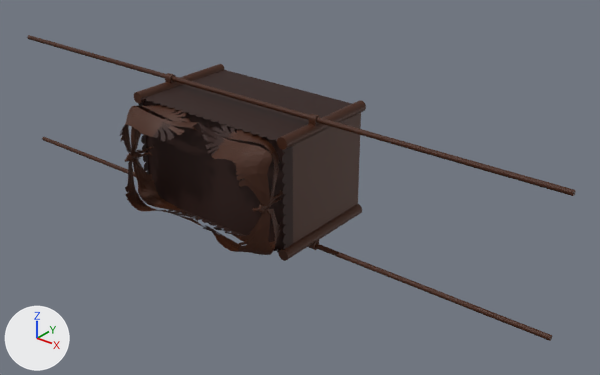
The glTF model appendix/website/出埃及記/第25章/assets/staging/blender/r07/tabernacle-ark-alternative.staged.glb as it was, and as the next commit left it.
Rendered twice from a camera (50 mm lens) standing at (6.99, -7.7, 4.51) and looking at (0.76, 0.09, -0.32). Arrows for +X, +Y and +Z are at lower left; the lights stay in place. The older version comes first. Where no turn or scale is listed for an object, it has been applied to the vertices. Vertices at exactly the same position are counted once.

The first picture shows 'Ark_0', 'Ark_0.001', 'Ark_1'.
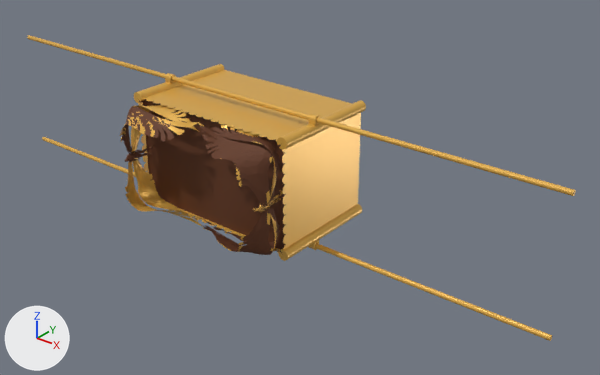
Where the change shows, as pixel boxes [x1, y1, x2, y2] in the pictures (600 x 375 px):
'Ark_0', recoloured, surface changed (brown to orange): [27, 35, 576, 341] in both
'Ark_0.001', recoloured, surface changed: [120, 105, 283, 227] in both
'Ark_1', recoloured, surface changed: [138, 95, 293, 253] in both
part 1 of me_ark_0, recoloured: [122, 99, 283, 255] in both
part 2 of me_ark_0, recoloured (black to orange): [154, 70, 352, 235] in both

Edits to the bpy script that builds the scene:
```text
Change mat_arkgoldimproved:
    mat_arkgoldimproved.base_color: (0.055, 0.012, 0.001) -> (0.8, 0.45, 0.08)  # brown #421d03 -> orange #e7b350
    mat_arkgoldimproved.metallic: 0.12 -> 0.28
    mat_arkgoldimproved.roughness: 0.58 -> 0.34
Change mat_arkacaciawoodimproved:
    mat_arkacaciawoodimproved.base_color: (0.022, 0.0035, 0.0008) -> (0.12, 0.035, 0.01)  # black #290b03 -> brown #613519
Change me_ark_0:
    where me_ark_0.from_pydata(...)  # 13722 vertices, 22721 faces; spans x -4.5..4.5, y -1.4..0.75, z -0.93..0.93
    used by ob_ark_0; location = (0.0, 0.0, 0.0)
    me_ark_0 part 1: 16116 faces spanning x -1.25..1.25, y -1.36..0.75, z -0.75..0.75 switch from mat_arkgoldimproved (brown #421d03) to mat_arkacaciawoodimproved (brown #613519)
    me_ark_0 part 2: 347 faces spanning x -1.25..1.25, y -1.02..0.75, z -0.76..0.76 switch from mat_arkacaciawoodimproved (black #290b03) to mat_arkgoldimproved (orange #e7b350)
Change me_ark_1:
    where me_ark_1.from_pydata(...)  # 2050 vertices, 4320 faces; spans x -1.25..1.25, y -0.86..-0.66, z -0.75..0.75
    remove me_ark_1.materials.append(mat_arkacaciawoodimproved)  # black #290b03
    add me_ark_1.materials.append(mat_arkgoldimproved)  # orange #e7b350
```
